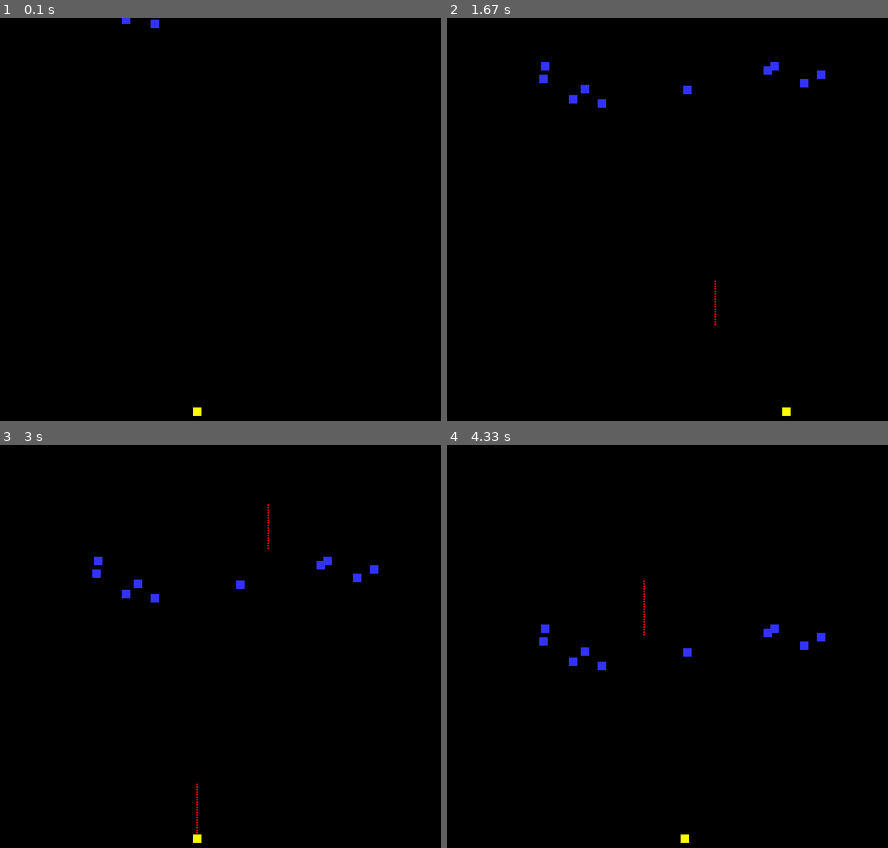
Above: before the commit, frames 1-4 (two rows, left to right).
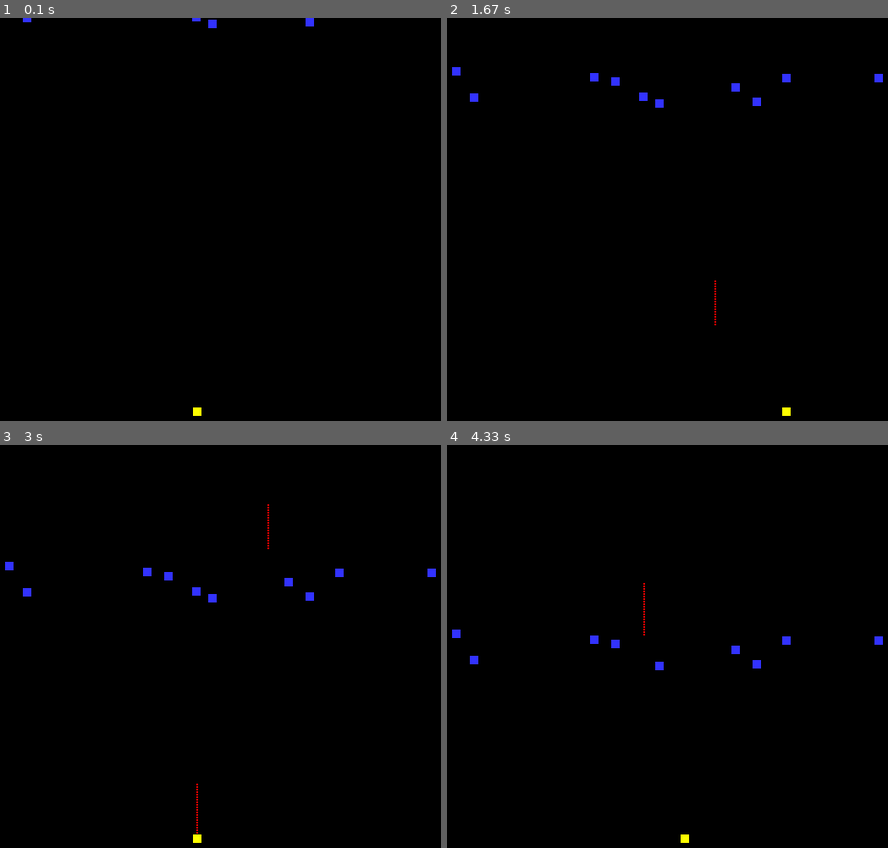
Above: after the commit, the same moments.

Repository: cduck1/dukecw-classwork
Game: pygame game, started from invaders.py
The game is run twice, just before and just after one commit, with the same random seed, the same clock (stepped at 60 frames per second) and the same inputs.
Inputs:
- Up to frame 1 (0.1 s): no input
- Up to frame 2 (1.67 s): hold Right 0.33-0.8 s; hold Up 0.83-1.13 s; hold Right 1.17-1.63 s
- Up to frame 3 (3 s): hold Left 1.67-2.2 s; hold Left 2.23-2.63 s; hold Up from 2.67 s (still down)
- Up to frame 4 (4.33 s): release Up at 3.03 s; hold Right 3.07-3.7 s; hold Left 3.73-4.2 s; hold Right from 4.23 s (still down)

The runs differ from the first frame. In frame 1, 0.2% of the frame differs, in the area x 5-72%, y 0-3%; in frame 2, 0.8%, in the area x 1-99%, y 10-23%; in frame 3, 0.8%; in frame 4, 0.8%.

Commit message:
Update invaders.py

Diff:
--- a/invaders.py
+++ b/invaders.py
@@ -20,6 +20,8 @@
 # -- Variables
 bullet_count = 500
 score = 0
+lives = 10
+print("Lives: " + str(lives))
 # Create a list of the invader blocks
 invader_group = pygame.sprite.Group()
 player_group = pygame.sprite.Group()
@@ -32,7 +34,7 @@
 # -- Define the class invader which is a sprite
 class invader(pygame.sprite.Sprite):
     # Define the constructor for invader
-    def __init__(self, color, width, height, speed):
+    def __init__(self, color, width, height, speed, x, y):
         # Set the speed of the sprite
         self.speed = speed
         # Call the sprite constructor
@@ -42,8 +44,8 @@
         self.image.fill(color)
         # Set the position of the sprite
         self.rect = self.image.get_rect()
-        self.rect.x = random.randrange(0, 600)
-        self.rect.y = random.randrange(-50, 0)
+        self.rect.x = x
+        self.rect.y = y
         self.speed = 1
     #End Procedure
     def update(self):
@@ -102,7 +104,7 @@
 # Create the invaderships
 number_of_ships = 10 # we are creating 50 invaders
 for x in range (number_of_ships):
-    my_invader = invader(BLUE, 10, 10, 1) # invaderships are white with size 5 by 5 px
+    my_invader = invader(BLUE, 10, 10, 1, random.randrange(0, 600), random.randrange(-50, 0)) # invaderships are white with size 5 by 5 px
     invader_group.add(my_invader) # adds the new invadership to the group of invaderships
     all_sprites_group.add(my_invader) # adds it to the group of all Sprites
 #Next
@@ -145,6 +147,13 @@
         if bullet_hit_group == True:
             score = score + 5
             print("Score: " + str(score))
+    if my_invader.rect.y == 480:
+        lives = lives - 1
+        print("Lives: " + str(lives))
+    #end the game when the player's lives are 0
+    if lives == 0:
+        print("NO LIVES")
+        done = True
     # -- Screen background is BLACK
     screen.fill (BLACK)
     # -- Draw here
